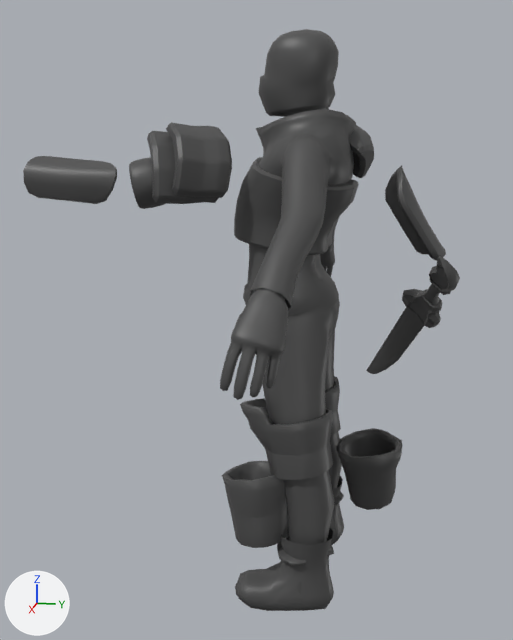
What one commit did to the FBX model Assets/Animations/Character/Grapple Poses/ANIM_Character_GrapplePose_Forward.fbx.
Rendered twice from a camera (50 mm lens) standing at (2.323, 0.303, 1.491) and looking at (-0.09, -0.179, 0.888). Every picture has the same lights, and +X, +Y and +Z are marked at lower left. Where no turn or scale is listed for an object, it has been applied to the vertices.

Objects in the first picture: 'Bicep_Strap', 'Chest_Armour', 'Left_Shoulder_Pad_Lower', 'Left_Shoulder_Pad_Upper', 'Leg_Guards_KneePad', 'Right_Shoulder_Pad', 'character_mesh', 'pCube1', 'pCube3', 'polySurface3', 'polySurface4', 'polySurface5', 'polySurface6'.
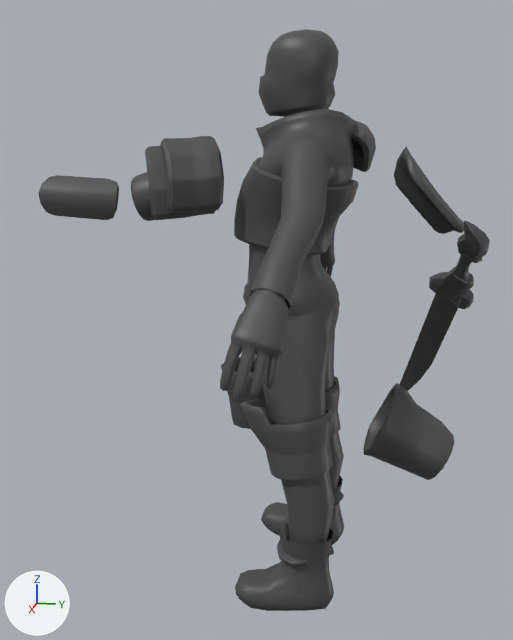
ob_sword is not drawn itself; it is the parent of ob_pcube1, ob_pcube3.

Location of each change, [x1, y1, x2, y2] in pixels of the pictures (513 x 640 px):
'polySurface5', moved, turned
    before: [222, 461, 288, 548]
    after: [364, 383, 454, 480]
'Left_Shoulder_Pad_Upper', moved, turned
    before: [166, 122, 232, 198]
    after: [160, 136, 224, 213]
'polySurface3', moved, turned
    before: [23, 156, 117, 204]
    after: [38, 175, 119, 220]
'polySurface6', moved, turned
    before: [336, 428, 402, 510]
    after: [221, 355, 265, 429]
'polySurface4', moved, turned
    before: [385, 165, 446, 261]
    after: [394, 146, 464, 234]
'pCube3', moved, turned
    before: [366, 307, 424, 374]
    after: [399, 294, 458, 391]
'pCube1', moved, turned
    before: [402, 255, 460, 328]
    after: [429, 221, 490, 309]
'Left_Shoulder_Pad_Lower', moved, turned
    before: [147, 131, 219, 204]
    after: [145, 146, 216, 220]
'Bicep_Strap', moved, turned
    before: [129, 157, 166, 209]
    after: [131, 172, 156, 221]
'Right_Shoulder_Pad', moved, turned
    before: [350, 125, 374, 178]
    after: [351, 120, 376, 172]

The edits, one by one:
Object 'polySurface5' (ob_polysurface5) moves from (3.412, -0.065, 3.317) to (1.824, 4.915, -6.22).
Object 'polySurface5' (ob_polysurface5) turns from (6, -4, 2.7) to (62, 7.9, 2.8) degrees about x, y and z.
Object 'Left_Shoulder_Pad_Upper' (ob_left_shoulder_pad_upper) moves from (3.877, 28.65, 6.103) to (3.49, 27.8, 6.588).
Object 'Left_Shoulder_Pad_Upper' (ob_left_shoulder_pad_upper) turns from (-73, -42, 17) to (-71, -53, 5.6) degrees about x, y and z.
Object 'Left_Shoulder_Pad_Lower' (ob_left_shoulder_pad_lower) moves from (3.587, 28.26, 7.014) to (2.978, 27.42, 7.403).
Object 'Left_Shoulder_Pad_Lower' (ob_left_shoulder_pad_lower) turns from (-73, -42, 17) to (-71, -53, 5.6) degrees about x, y and z.
Object 'polySurface4' (ob_polysurface4) moves from (-10.69, 1.62, -7.02) to (-11.01, 3.004, -7.781).
Object 'polySurface4' (ob_polysurface4) turns from (-12, -68, 25) to (20, -67, 2.6) degrees about x, y and z.
Object 'Sword' (ob_sword) moves from (0.777, 104.2, -42.61) to (1.043, 113.4, -51.12).
Object 'Sword' (ob_sword) turns from (166, -43, -47) to (172, -32, -44) degrees about x, y and z.
Object 'polySurface3' (ob_polysurface3) moves from (-5.539, 4.276, 14.21) to (-7.509, 2.909, 14.63).
Object 'polySurface3' (ob_polysurface3) turns from (-81, -44, 23) to (-80, -55, 13) degrees about x, y and z.
Object 'polySurface6' (ob_polysurface6) moves from (-2.805, -0.0655, -3.675) to (-4.031, 5.003, 5.527).
Object 'polySurface6' (ob_polysurface6) turns from (4.7, -16, -4.7) to (-1.2, -23, 0.3) degrees about x, y and z.
Object 'Right_Shoulder_Pad' (ob_right_shoulder_pad) moves from (-0.978, 29.21, -1.783) to (-1.258, 29.38, -1.817).
Object 'Right_Shoulder_Pad' (ob_right_shoulder_pad) turns from (70, -87, -40) to (96, -75, -59) degrees about x, y and z.
Object 'Bicep_Strap' (ob_bicep_strap) moves from (3.218, 27.19, 9.435) to (2.007, 26.33, 9.638).
Object 'Bicep_Strap' (ob_bicep_strap) turns from (-74, 5.7, 30) to (-75, -4.9, 20) degrees about x, y and z.
